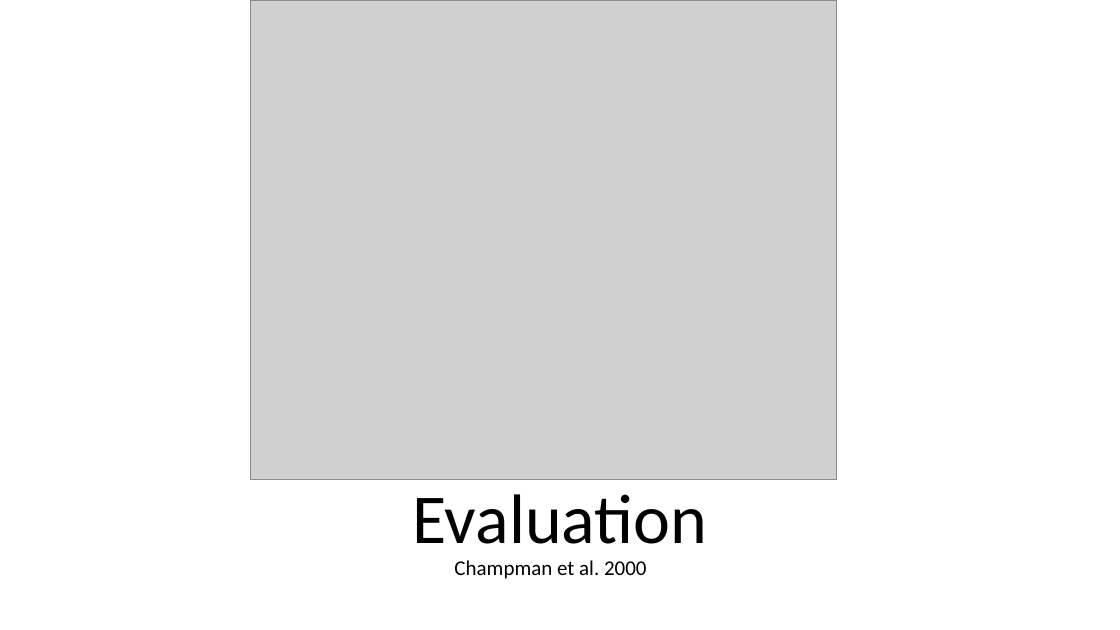
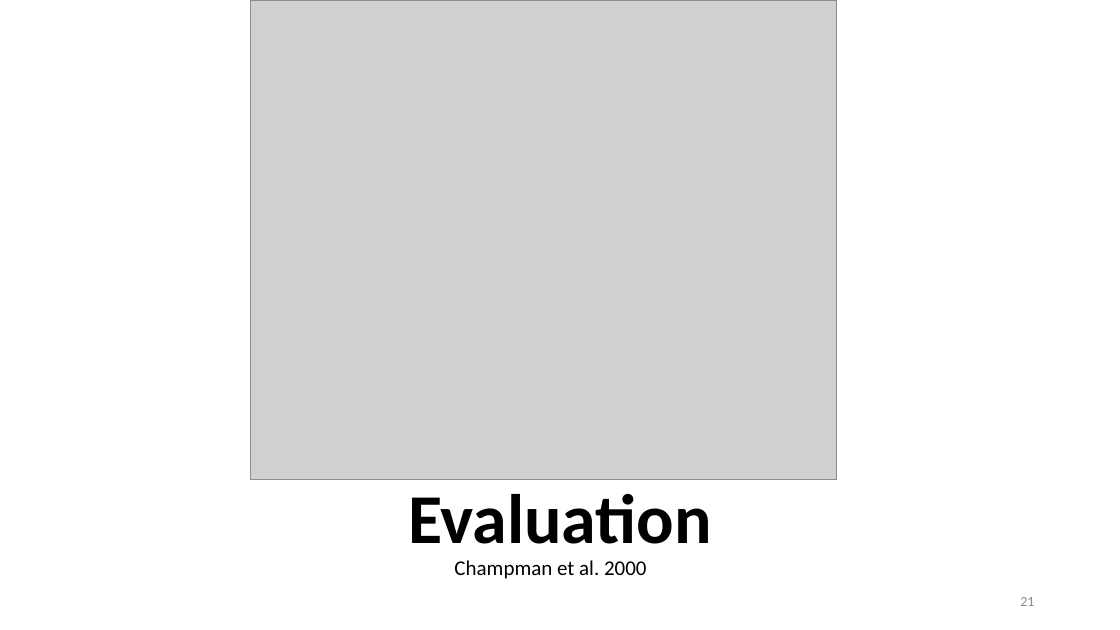
Before and after one commit to Flitschi7/big-data-management, a slide deck: slide 21 of Organisational/Dokumentation HHZ Rocket Project.pptx. Drawn at 1120x630 pixels with LibreOffice and Linux fonts; fonts in the diff are those of the drawing; grey boxes stand for pictures. Boxes give left, top, right and bottom in pixels: in the first picture for what was removed or moved away, otherwise in the second. Text is boxed around its words. In the diff, an @@ line names an element or a change of style, - is before the commit and + after.

```diff
--- a/Organisational/Dokumentation HHZ Rocket Project.pptx
+++ b/Organisational/Dokumentation HHZ Rocket Project.pptx
@@ title "Evaluation" at [408, 493, 712, 544]: bold on @@
@@ page number added at [1020, 597, 1034, 606], 12 pt, text #8C8C8C @@
+21
```
Also in this commit, not shown: 27 other slides changed.
